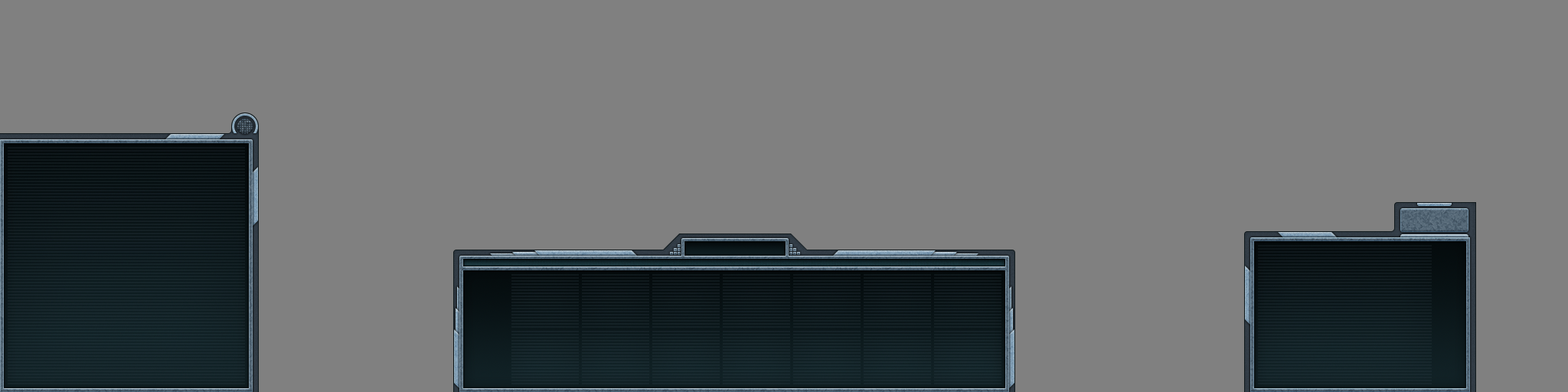
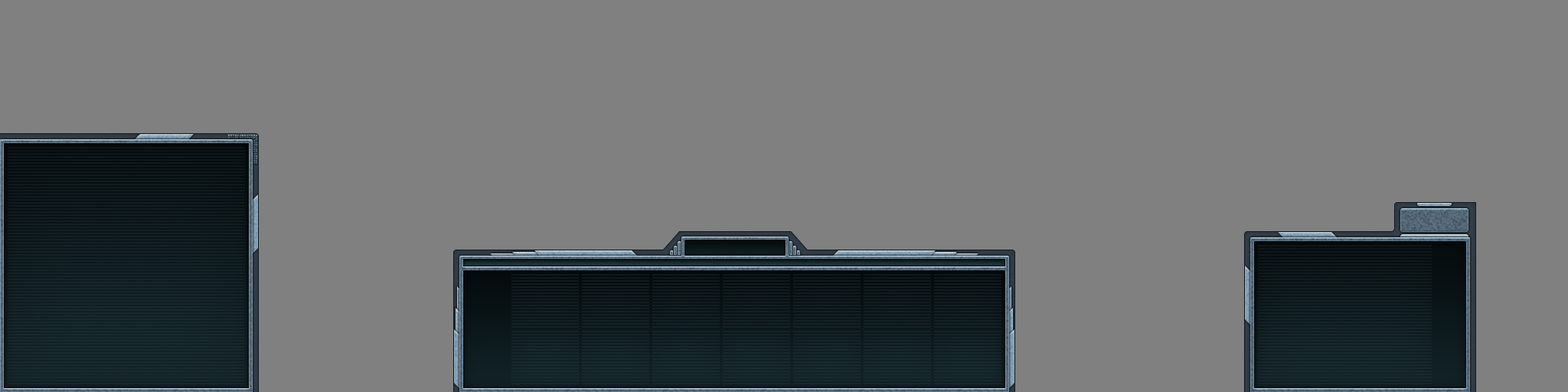
Layer changes from the first 1568x392 image to the second:
added group "alarm" with 6 layers in group "outer" over [227, 133, 259, 165]
removed group "alarm off" (2 layers) from group "outer" over [237, 118, 253, 134]
added group "off" with 2 layers in group "alarm" over [227, 133, 259, 165]
moved "alarm top" (2nd of 2, in "radar" › "outer" › "alarm" › "off") into group "off", painted on it over [228, 118, 258, 164]
moved "alarm bottom" (2nd of 2, in "radar" › "outer" › "alarm" › "off") into group "off", painted on it over [227, 118, 259, 165]
painted on "ribbon 1" (1st of 3, in "radar" › "outer") over [133, 113, 259, 255]
painted on "border outer" (1st of 3, in "radar" › "outer") over [228, 112, 259, 137]
painted on "border inner" (2nd of 3, in "production" › "inner" › "border") over [669, 236, 801, 255]
painted on "money body" over [684, 239, 786, 250]
painted on "power stripes" over [463, 231, 1006, 271]
painted on "power body" over [467, 259, 1004, 266]
removed layer "money mosaic" from group "outer" over [669, 244, 801, 255]
painted on "border outer" (2nd of 3, in "production" › "outer") over [663, 231, 808, 250]
